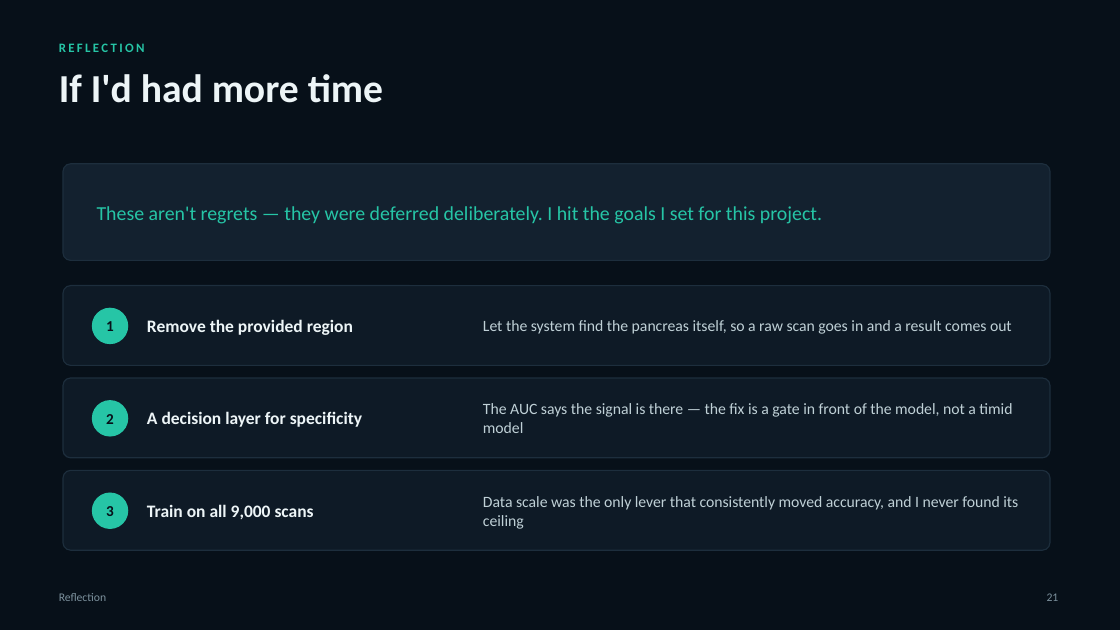
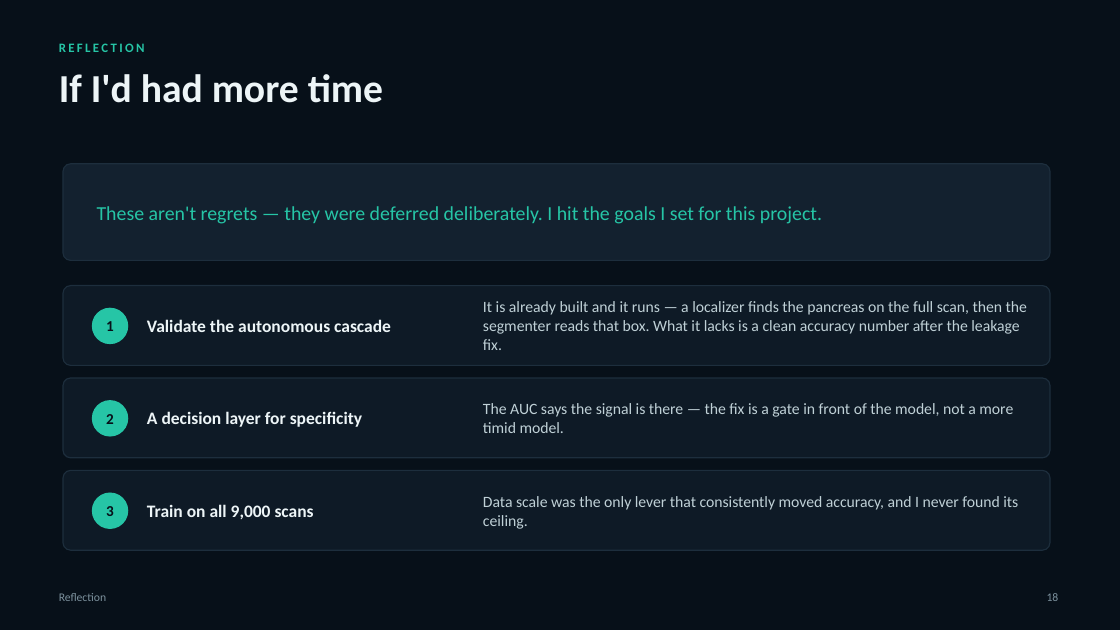
Before and after one commit to QuinnEvans34/JHU-panTS, a slide deck: slide 26 of week5/final-presentation.pptx (slide 29 before the commit). Drawn at 1120x630 pixels with LibreOffice and Linux fonts; fonts in the diff are those of the drawing. Boxes give left, top, right and bottom in pixels: in the first picture for what was removed or moved away, otherwise in the second. Text is boxed around its words. In the diff, an @@ line names an element or a change of style, - is before the commit and + after.

```diff
--- a/week5/final-presentation.pptx
+++ b/week5/final-presentation.pptx
@@ text at box(147, 319, 391, 332): text changed @@
-Remove the provided region
+Validate the autonomous cascade
@@ text at box(483, 301, 1027, 350): text changed @@
-Let the system find the pancreas itself, so a raw scan goes in and a result comes out
+It is already built and it runs — a localizer finds the pancreas on the full scan, then the segmenter reads that box. What it lacks is a clean accuracy number after the leakage fix.
@@ text at box(483, 403, 1013, 433): text changed @@
-The AUC says the signal is there — the fix is a gate in front of the model, not a timid model
+The AUC says the signal is there — the fix is a gate in front of the model, not a more timid model.
@@ text at box(483, 496, 1018, 529): text changed @@
-Data scale was the only lever that consistently moved accuracy, and I never found its ceiling
+Data scale was the only lever that consistently moved accuracy, and I never found its ceiling.
@@ text at box(1047, 593, 1059, 601): text changed @@
-21
+18
```
Also in this commit, not shown: 12 other slides changed, 3 slides removed, 23 other files.
